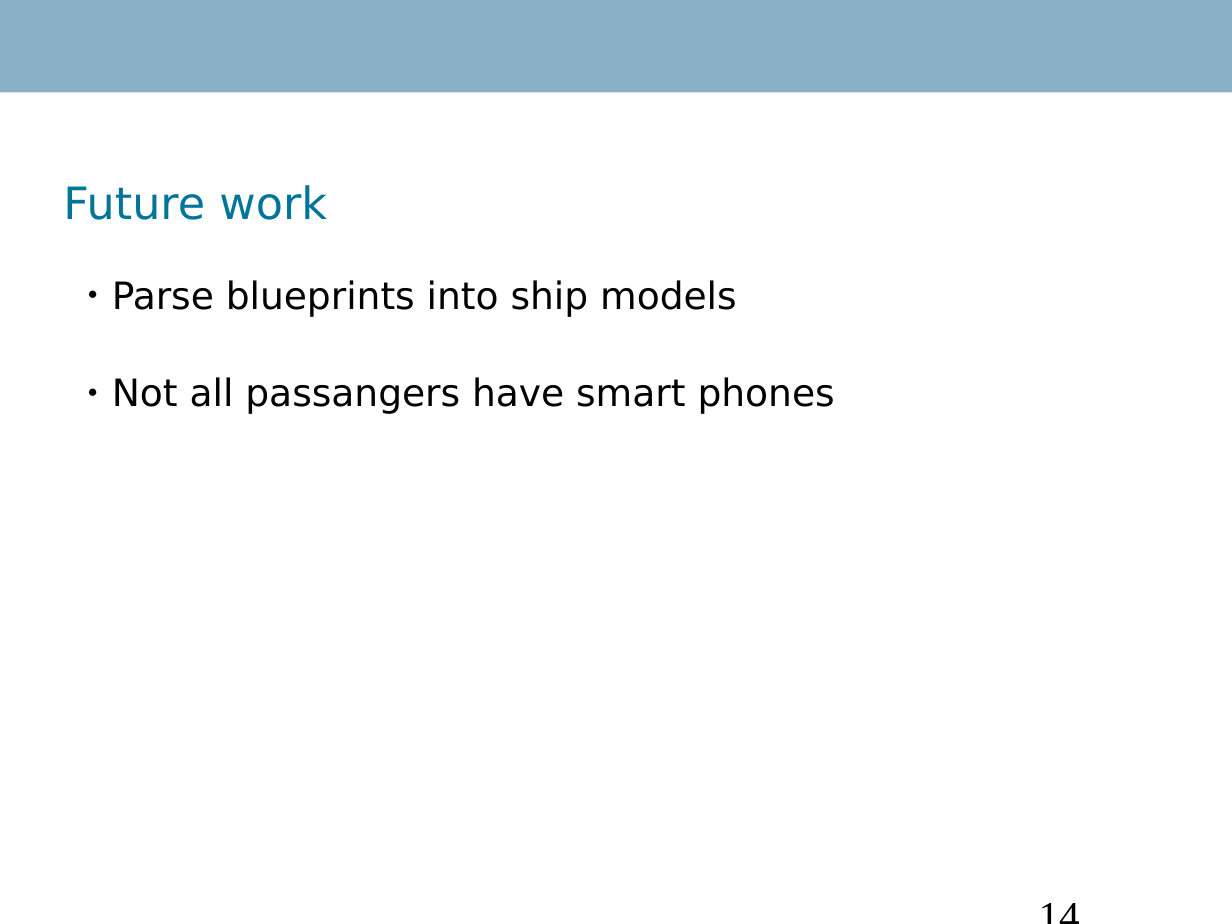
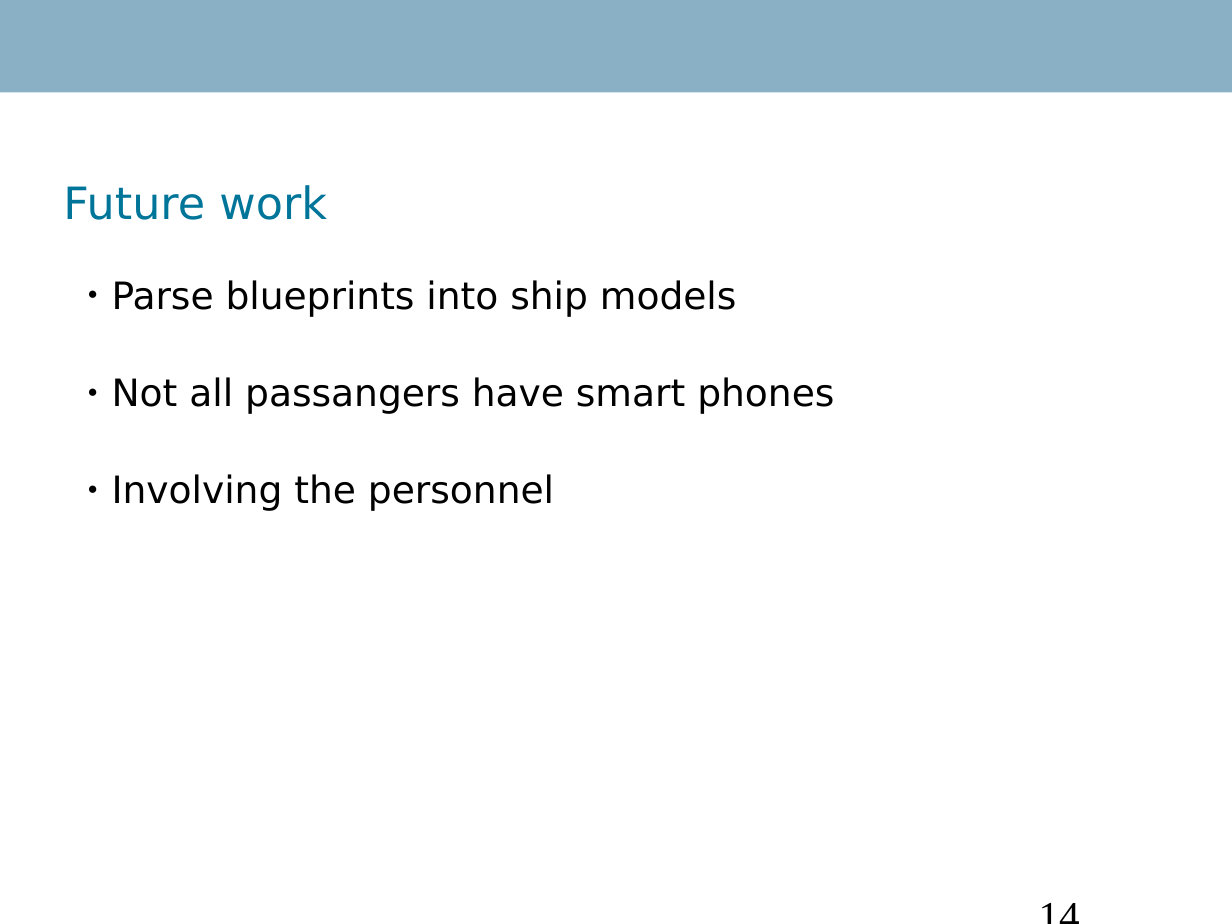
Before and after one commit to Danidude/Master-Thesis, a slide deck: slide 14 of Report/IKT 590 Master Thesis.ppt. Drawn at 1232x924 pixels with LibreOffice and Linux fonts; fonts in the diff are those of the drawing; background and template pictures are left out. Boxes give left, top, right and bottom in pixels: in the first picture for what was removed or moved away, otherwise in the second. Text is boxed around its words. In the diff, an @@ line names an element or a change of style, - is before the commit and + after.

```diff
--- a/Report/IKT 590 Master Thesis.ppt
+++ b/Report/IKT 590 Master Thesis.ppt
@@ text at (112, 474, 554, 511): paragraph added @@
+● Involving the personnel
```
Also in this commit, not shown: 5 other slides changed, 1 slide added, 1 slide removed.
